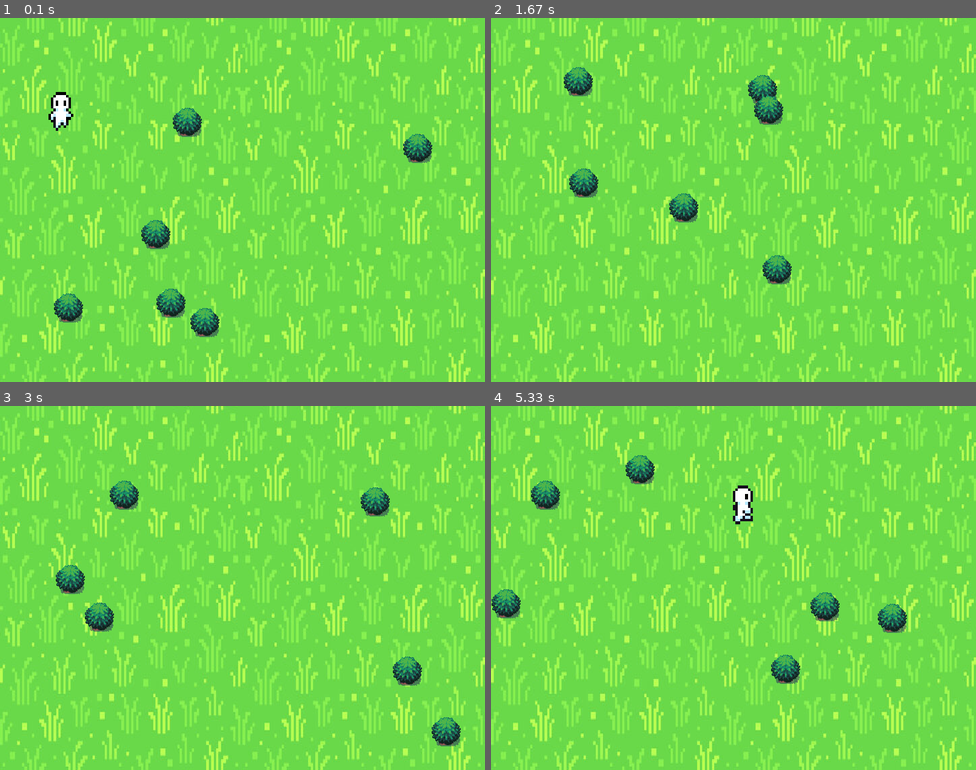
Above: before the commit, frames 1-4 (two rows, left to right).
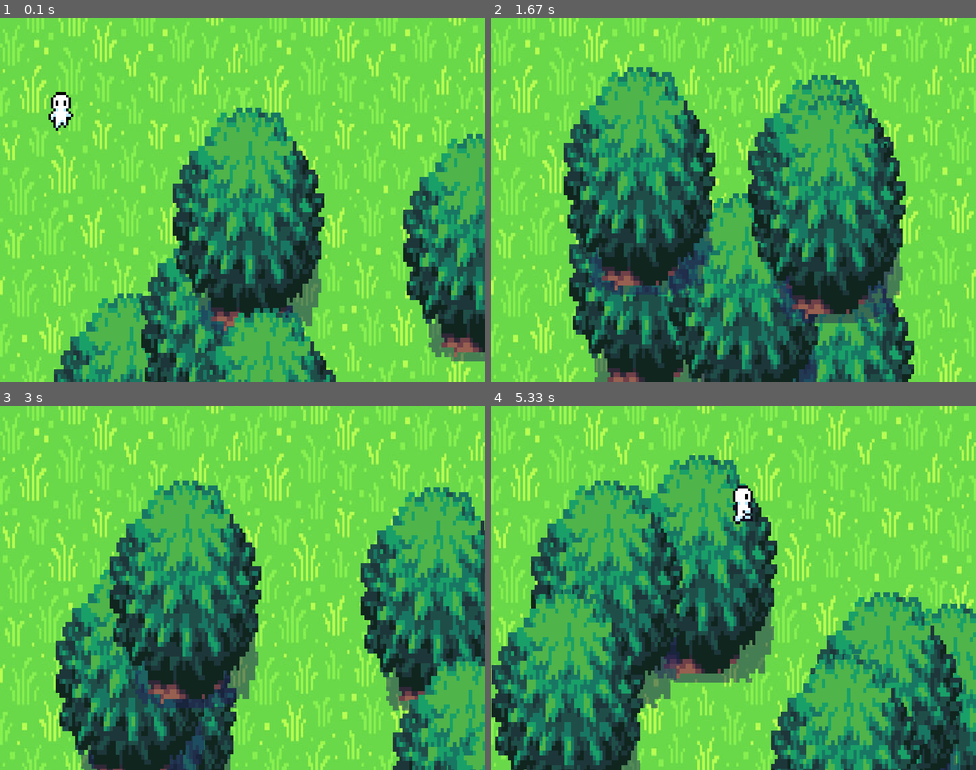
Above: after the commit, the same moments.

Repository: TheFruitcode/PyGame2
Game: pygame game, started from main.py
Two runs of this game, one before a commit and one after it. Both use one fixed random seed, a clock stepped at 60 frames per second and the inputs below.
Inputs:
- Up to frame 1 (0.1 s): no input
- Up to frame 2 (1.67 s): hold D 0.33-0.8 s; hold W 0.83-1.13 s; hold D 1.17-1.63 s
- Up to frame 3 (3 s): hold A 1.67-2.2 s; hold S 2.23-2.53 s; hold A 2.57-2.97 s
- Up to frame 4 (5.33 s): hold W 3-3.37 s; hold D 3.4-4.03 s; hold S 4.07-4.43 s; hold D from 4.97 s (still down)

The runs differ from the first frame. In frame 1, 35% of the frame differs, in the area x 11-100%, y 24-100%; in frame 2, 52%; in frame 3, 42%; in frame 4, 52%, in the area x 0-100%, y 13-100%.

Commit message:
Update tree size

Diff:
--- a/main.py
+++ b/main.py
@@ -25,6 +25,7 @@
 
 #Tree
 tree = pygame.image.load('TREE_DAY.png')
+tree_size = pygame.transform.scale(tree, (250, 375))
 tree_anzahl = 6
 
 #background
@@ -85,7 +86,7 @@
     for x in range(tree_anzahl):
         x = random.randint(0, WIDTH - 50)
         y = random.randint(0, HEIGHT - 50)
-        screen.blit(tree, (x, y))
+        screen.blit(tree_size, (x, y))
 
     player.update()
 
